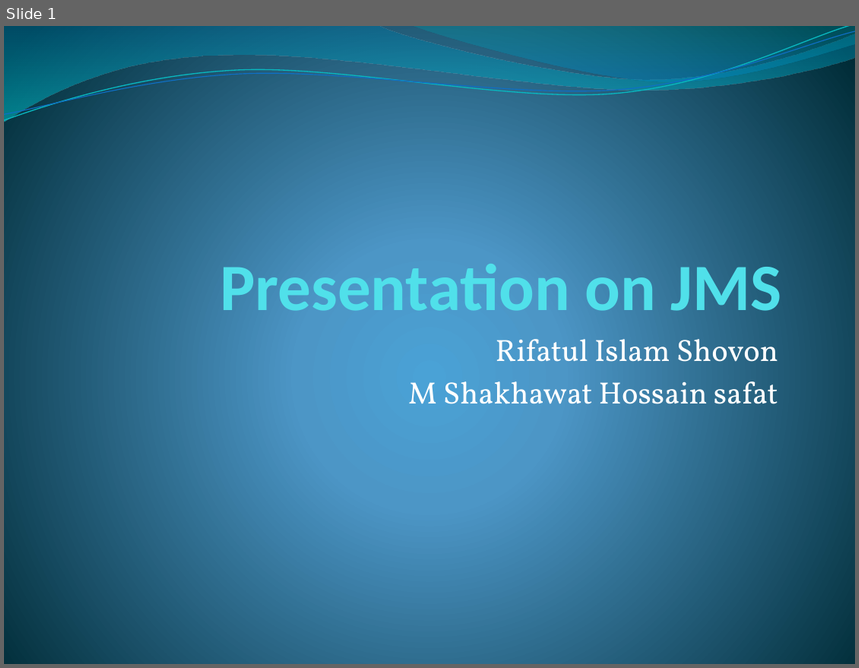
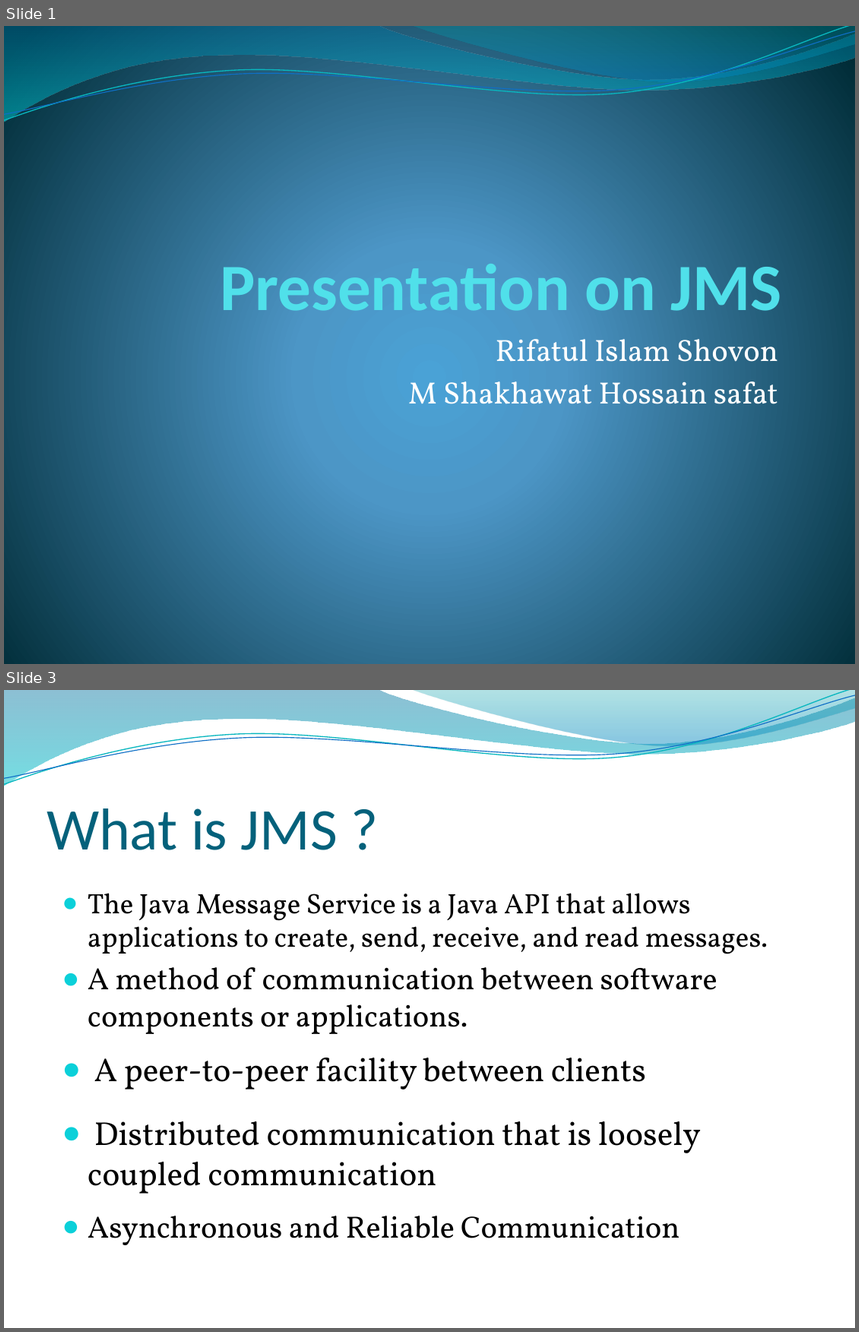
Before and after one commit to shovonis/presentation, a slide deck: jms.pptx. Shown one above the other, each under a label of ours: slide 1 before the commit, slides 1 and 3 after it; the slides between them are not shown. The pictures are 859x668 and 859x1332 pixels, drawn with LibreOffice and Linux fonts; fonts in the diff are those of the drawing; background and template pictures are left out. Boxes give left, top, right and bottom in pixels: in the first picture for what was removed or moved away, otherwise in the second. Text is boxed around its words. In the diff, an @@ line names an element or a change of style, - is before the commit and + after.

```diff
--- a/jms.pptx
+++ b/jms.pptx
@@ slide 3 added at (4, 690, 855, 1328), background picture (left out); not listed: 4 template elements that a slide beside it also shows @@
@@ title added at (47, 809, 338, 850), 50 pt, text #04617B @@
+What is JMS ?
@@ text added at (88, 893, 768, 954), 23.8 pt, text #000000 @@
+● The Java Message Service is a Java API that allows applications to create, send, receive, and read messages.
@@ text added at (88, 967, 718, 1034), 26 pt, text #000000 @@
+● A method of communication between software components or applications.
@@ text added at (94, 1058, 646, 1090), 28 pt, text #000000 @@
+● A peer-to-peer facility between clients
@@ text added at (88, 1122, 701, 1194), 28 pt, text #000000 @@
+● Distributed communication that is loosely coupled communication
@@ text added at (88, 1216, 680, 1246), 26 pt, text #000000 @@
+● Asynchronous and Reliable Communication
```
Also in this commit, not shown: 1 slide changed, 3 other slides added.
